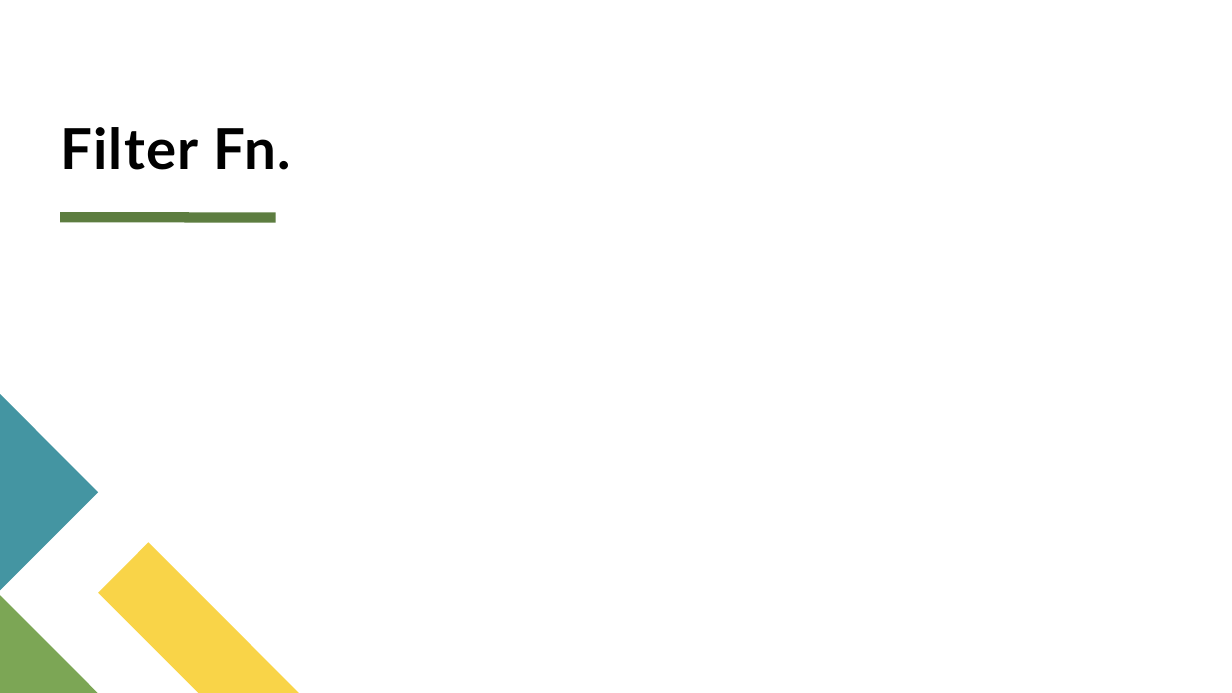
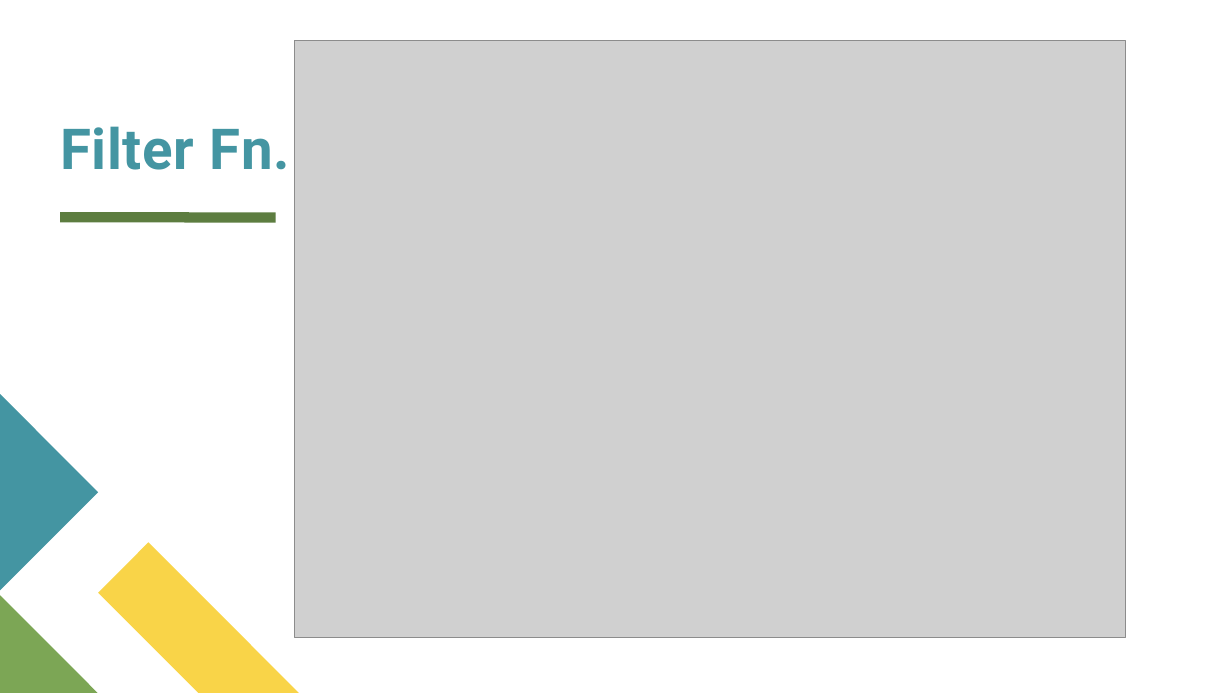
Before and after one commit to dalia2018/BrainStation, a slide deck: slide 7 of BrainStation/excel/excel Advanced prep/Excel AdvancedS8.pptx. Drawn at 1232x693 pixels with LibreOffice and Linux fonts; fonts in the diff are those of the drawing; grey boxes stand for pictures. Boxes give left, top, right and bottom in pixels: in the first picture for what was removed or moved away, otherwise in the second. Text is boxed around its words. In the diff, an @@ line names an element or a change of style, - is before the commit and + after.

```diff
--- a/BrainStation/excel/excel Advanced prep/Excel AdvancedS8.pptx
+++ b/BrainStation/excel/excel Advanced prep/Excel AdvancedS8.pptx
@@ title "Filter Fn." at <box>60,126,290,170</box>: font Lato to Roboto, text colour #000000 to #4495A2, letter spacing 1 to 0.5 pt @@
@@ picture added at <box>295,41,1126,638</box> @@
```
Also in this commit, not shown: 6 other slides changed, 2 other files.
